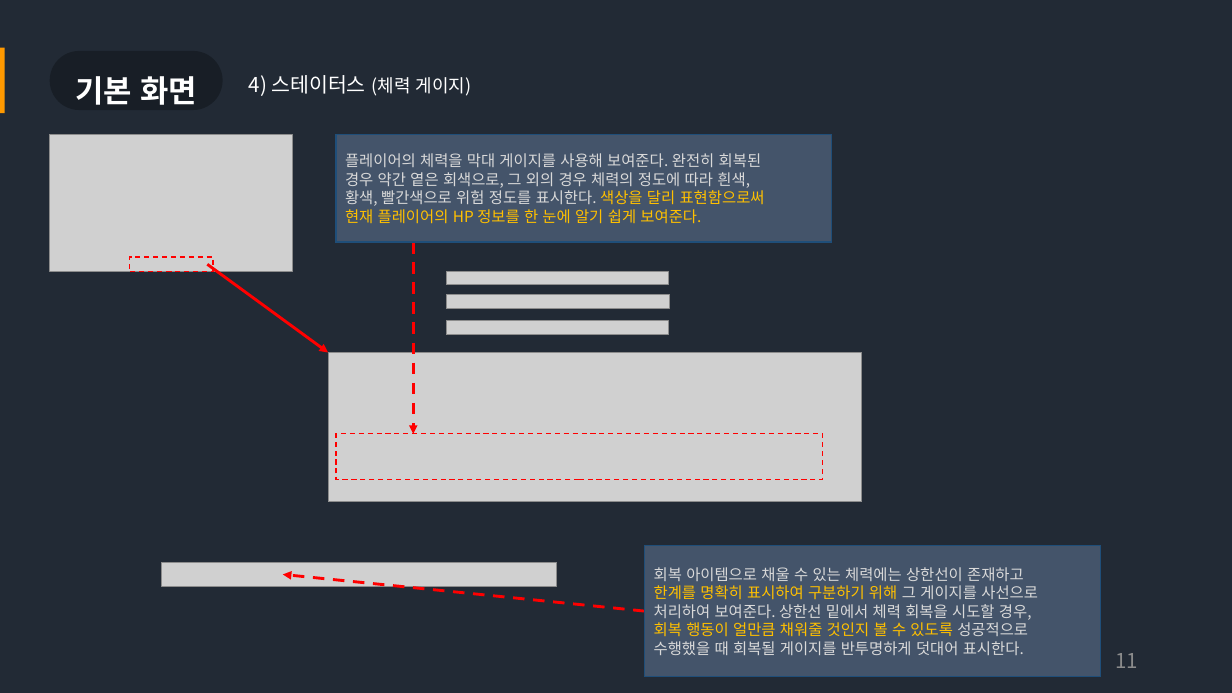
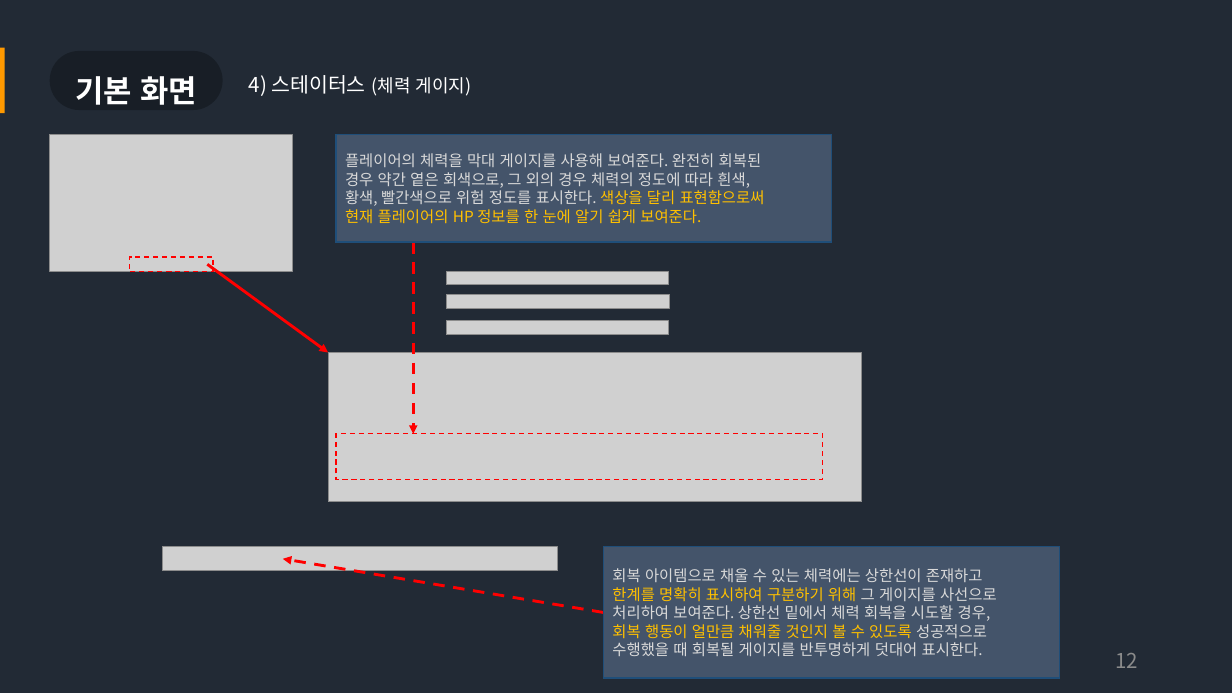
Before and after one commit to Bumizi/GameDesign, a slide deck: slide 12 of 3-1 기획 포트폴리오 작성/PUBG 전투 UI 역기획서.pptx (slide 11 before the commit). Drawn at 1232x693 pixels with LibreOffice and Linux fonts; fonts in the diff are those of the drawing; grey boxes stand for pictures. Boxes give left, top, right and bottom in pixels: in the first picture for what was removed or moved away, otherwise in the second. Text is boxed around its words. In the diff, an @@ line names an element or a change of style, - is before the commit and + after.

```diff
--- a/3-1 기획 포트폴리오 작성/PUBG 전투 UI 역기획서.pptx
+++ b/3-1 기획 포트폴리오 작성/PUBG 전투 UI 역기획서.pptx
@@ picture: place and size @@
-picture at box(162, 563, 557, 587)
+picture at box(163, 547, 558, 571)
@@ arrow moved from (645, 611) - (283, 575) to (604, 613) - (283, 559) @@
@@ rectangle "회복 아이템으로 채울 수 있는 ...": place and size @@
-rectangle "회복 아이템으로 채울 수 있는 ..." at box(645, 545, 1102, 677)
+rectangle "회복 아이템으로 채울 수 있는 ..." at box(604, 547, 1060, 678)
@@ page number at box(1115, 653, 1138, 668): text changed @@
-11
+12
```
Also in this commit, not shown: 2 other slides changed, 1 slide added.
